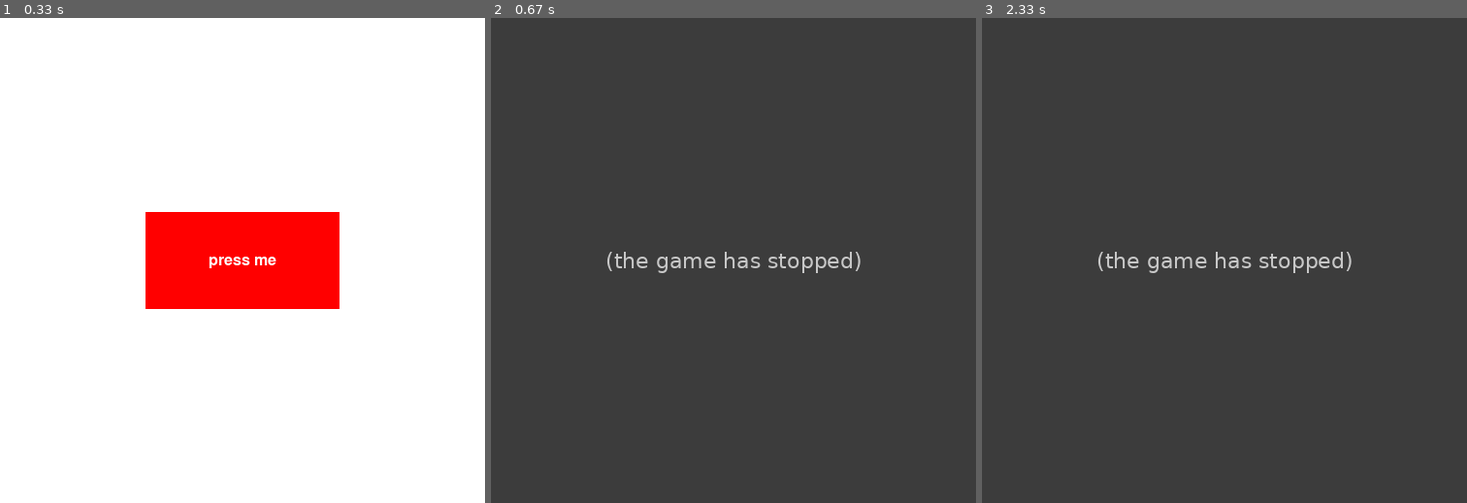
Above: before the commit, frames 1-3 (left to right).
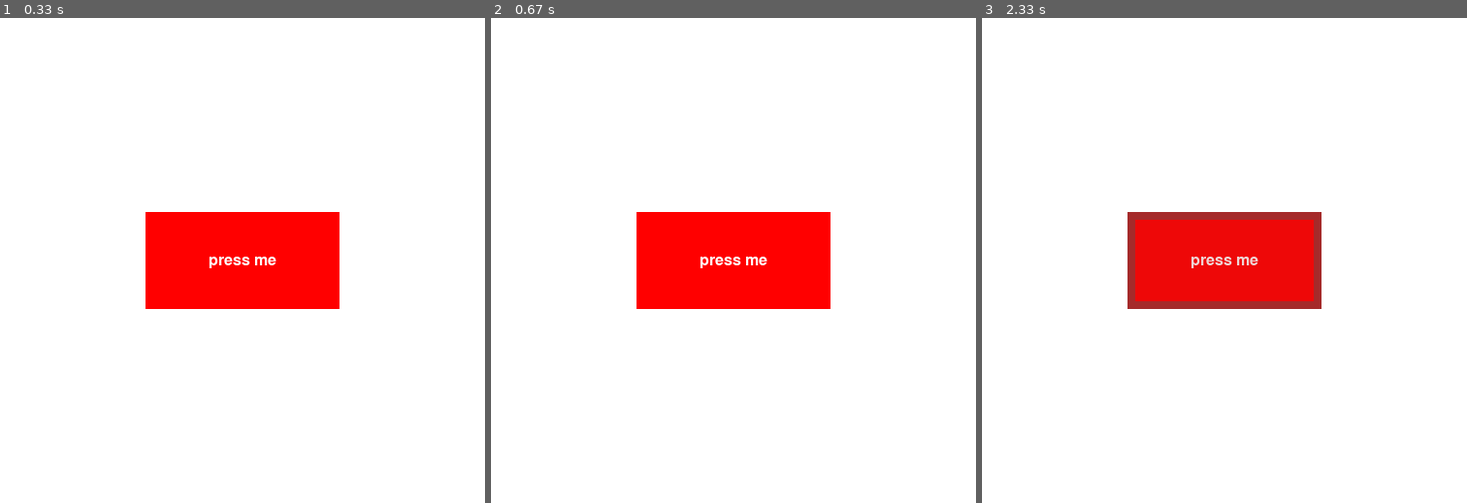
Above: after the commit, the same moments.

Repository: binnev/pygame_sandbox
Game: pygame game, started from base/objects/gui_test.py
Two runs of this game, one before a commit and one after it. Both use one fixed random seed, a clock stepped at 60 frames per second and the inputs below.
Inputs (mouse positions are in pixels of both pictures, inside the frame that each line leads up to):
- Up to frame 1 (0.33 s): no input
- Up to frame 2 (0.67 s): press the mouse at (733, 260) at 0.37 s; move the mouse to (675, 260) at 0.47 s; release the mouse at (617, 265) at 0.6 s
- Up to frame 3 (2.33 s): click (1282, 304) at 2.22 s

Frame 1 is identical in both runs. In frame 2, 100% of the frame differs, in the area x 0-100%, y 0-100%; in frame 3, 100%.
Error before the commit: AttributeError: 'GuiButton' object has no attribute 'clicked' (gui_elements.py line 58); the game stopped at 0.33 s (later frames are placeholders)

Commit message:
moved mouse clicking/hovering logic to functions.

Diff:
--- a/base/objects/gui_elements.py
+++ b/base/objects/gui_elements.py
@@ -21,7 +21,7 @@
     # These attributes are set by whatever is managing the buttons. The button itself doesn't
     # check these.
     focus: bool  # is the mouse hovering over the button at the moment?
-    clicked: bool  # is the button currently being clicked?
+    click: bool  # is the button currently being clicked?
 
     def __init__(self, *args, **kwargs):
         self.text = kwargs.pop("text", None)
@@ -29,6 +29,8 @@
         if not self.text_color:
             self.text_color = self.debug_color
         super().__init__(*args, **kwargs)
+        self.focus = False
+        self.click = False
 
     @property
     def image(self):
@@ -55,7 +57,7 @@
         surface.blit(mask_surface, self.image_rect)
 
     def update(self):
-        if self.focus and self.clicked:
+        if self.focus and self.click:
             self.color = pygame.color.THECOLORS["green"]
         else:
             self.color = pygame.color.THECOLORS["red"]
--- a/base/objects/gui_test.py
+++ b/base/objects/gui_test.py
@@ -31,19 +31,23 @@
         super().main()
 
     def run(self):
-        """ Will be called repeatedly during the main() loop """
+        """ Will be called every tick of the main() loop """
+
+        # this code is currently the "menu" or "button manager". It tells the buttons if they
+        # have focus or not.
 
         def mouse_hovering_over(element):
             mouse_x, mouse_y = pygame.mouse.get_pos()
             return thing.rect.collidepoint(mouse_x, mouse_y)
 
-        # this code is currently the "menu" or "button manager". It tells the buttons if they
-        # have focus or not.
+        def mouse_clicking(element):
+            mouse_buttons = pygame.mouse.get_pressed()
+            return mouse_hovering_over(element) and any(mouse_buttons)
+
         for thing in self.gui_elements:
-            if mouse_hovering_over(thing):
-                thing.focus = True
-            else:
-                thing.focus = False
+            thing.focus = mouse_hovering_over(thing)
+            thing.click = mouse_clicking(thing)
+
         self.gui_elements.update()
         self.gui_elements.draw(self.window, debug=False)
 
